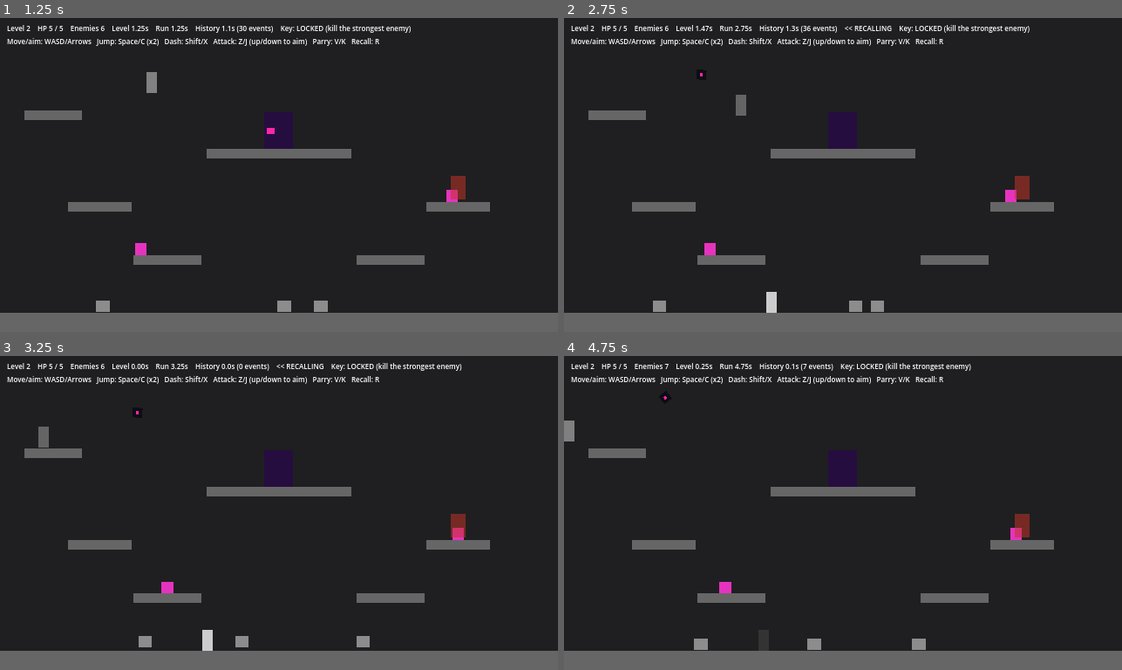
Above: before the commit, frames 1-4 (two rows, left to right).
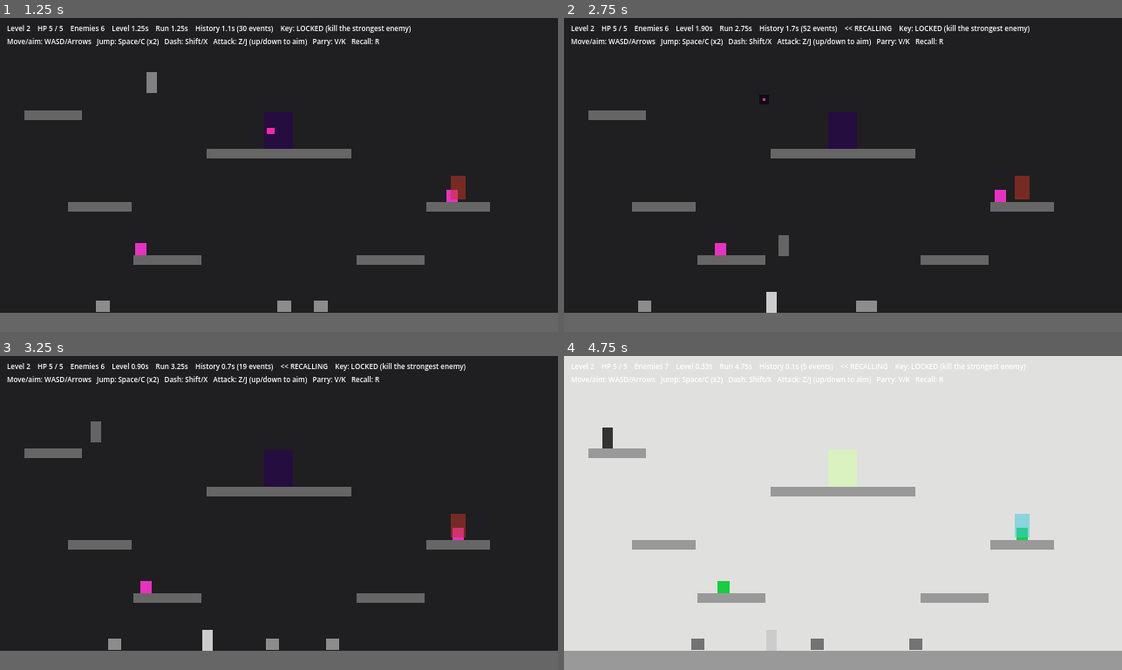
Above: after the commit, the same moments.

Repository: jmy0713/CreativeJam26
Game: Godot game, scene res://scenes/levels/level_2.tscn
The game is run twice, just before and just after one commit, with the same random seed, the same clock (stepped at 60 frames per second) and the same inputs. This scene is started directly instead of the project's main scene.
Inputs:
- Up to frame 1 (1.25 s): hold D (move_right) from 0.53 s (still down); tap Z (attack) at 0.6 s; tap Space (jump) at 0.77, 1.07 s; tap Shift (dash) at 0.8 s
- Up to frame 2 (2.75 s): tap Shift (dash) at 1.35 s; tap Space (jump) at 1.52, 1.82 s; tap V (parry) at 1.55, 2.1 s; release D (move_right) at 2.03 s; hold A (move_left) from 2.03 s (still down); tap R (recall) at 2.3 s
- Up to frame 3 (3.25 s): release A (move_left) at 2.78 s; hold D (move_right) from 2.78 s (still down); tap R (recall) at 2.85 s; tap Space (jump) at 3.02, 3.05 s
- Up to frame 4 (4.75 s): tap Space (jump) at 3.32, 3.6, 3.77, 4.07, 4.52 s; tap Z (attack) at 3.8, 4.35 s; release D (move_right) at 4.28 s; hold A (move_left) from 4.28 s (still down); tap Shift (dash) at 4.55 s

Frame 1 is identical in both runs. In frame 2, 0.9% of the frame differs, in the area x 13-82%, y 2-94%; in frame 3, 1.4%; in frame 4, 100%, in the area x 0-100%, y 0-100%.

Commit message:
Parry timing, slashable projectiles, projectile recall
- Knight: the swing can only be parried during the downswing (not the
  windup); damage lands when the sweep ends, so there's time to react.
  swing_active 0.15 -> 0.25s.
- Projectile base class for Fireball and Vinyl. Projectiles are recordable:
  recall flies them backwards, and ones that hit something, were slashed or
  timed out are hidden instead of freed so they come back on recall.
- Player attacks destroy projectiles (new "projectiles" physics layer), and
  a down-slash pogos off them.
- Projectile lifetime uses ticks instead of a Timer; time stop shifts it.

Co-Authored-By: Claude Opus 5 <noreply@anthropic.com>

Diff:
--- a/project.godot
+++ b/project.godot
@@ -105,6 +105,7 @@
 2d_physics/layer_1="world"
 2d_physics/layer_2="player"
 2d_physics/layer_3="enemies"
+2d_physics/layer_4="projectiles"
 
 [physics]
 
--- a/scenes/enemies/fireball.tscn
+++ b/scenes/enemies/fireball.tscn
@@ -6,7 +6,7 @@
 radius = 4.44
 
 [node name="Fireball" type="Area2D"]
-collision_layer = 0
+collision_layer = 8
 collision_mask = 3
 script = ExtResource("1_fireball")
 
@@ -20,5 +20,3 @@
 offset_bottom = 4.44
 mouse_filter = 2
 color = Color(1, 0.45, 0.1, 1)
-
-[node name="LifeTimer" type="Timer" parent="."]
--- a/scenes/enemies/vinyl.tscn
+++ b/scenes/enemies/vinyl.tscn
@@ -6,7 +6,7 @@
 radius = 5.56
 
 [node name="Vinyl" type="Area2D"]
-collision_layer = 0
+collision_layer = 8
 collision_mask = 3
 script = ExtResource("1_vinyl")
 
@@ -30,5 +30,3 @@
 offset_bottom = 1.66
 mouse_filter = 2
 color = Color(1, 0.15, 0.65, 1)
-
-[node name="LifeTimer" type="Timer" parent="."]
--- a/scenes/player.tscn
+++ b/scenes/player.tscn
@@ -40,7 +40,7 @@
 [node name="SlashArea" type="Area2D" parent="SlashPivot"]
 position = Vector2(18, 0)
 collision_layer = 0
-collision_mask = 4
+collision_mask = 12
 
 [node name="CollisionShape2D" type="CollisionShape2D" parent="SlashPivot/SlashArea"]
 shape = SubResource("RectangleShape2D_slash")
--- a/scripts/autoload/recall.gd
+++ b/scripts/autoload/recall.gd
@@ -58,7 +58,7 @@
 	var from_tick: int
 	var to_tick: int
 
-@export var recall_seconds := 5.0
+@export var recall_seconds := 2.0
 ## Real time the rewind takes for a full `recall_seconds` rewind.
 @export var playback_seconds := 1.5
 ## Frozen (screen inverted) for this long before the rewind starts...
@@ -161,6 +161,22 @@
 	_last_sample_ticks[node] = GameManager.timeline_tick
 
 
+## Push a sample for `node` right now, off the regular interval — e.g. just
+## before a projectile vanishes, so the rewind path starts exactly where it hit.
+func sample_now(node: Node) -> void:
+	if is_recalling:
+		return
+	_record_sample(node)
+
+
+## Forget a recordable that's about to be freed. Only safe once no event on
+## the stack references it any more.
+func untrack(node: Node) -> void:
+	_last_samples.erase(node)
+	_last_sample_ticks.erase(node)
+	_segments.erase(node)
+
+
 func stack_size() -> int:
 	return _stack.size()
 
@@ -190,23 +206,27 @@
 
 
 func _record_samples() -> void:
-	var now := GameManager.timeline_tick
 	for node in _recordables():
 		if not node.is_inside_tree() or node.get(&"alive") == false:
 			continue
-		var sample: Dictionary = node.recall_sample()
-		var previous: Dictionary = _last_samples.get(node, sample)
-		var previous_tick: int = _last_sample_ticks.get(node, now)
-		_last_sample_ticks[node] = now
-		if sample == previous:
-			continue
-		_last_samples[node] = sample
-		var event := Event.new()
-		event.tick = now
-		event.target = node
-		event.kind = &"sample"
-		event.data = {"sample": sample, "previous": previous, "previous_tick": previous_tick}
-		_stack.append(event)
+		_record_sample(node)
+
+
+func _record_sample(node: Node) -> void:
+	var now := GameManager.timeline_tick
+	var sample: Dictionary = node.recall_sample()
+	var previous: Dictionary = _last_samples.get(node, sample)
+	var previous_tick: int = _last_sample_ticks.get(node, now)
+	_last_sample_ticks[node] = now
+	if sample == previous:
+		return
+	_last_samples[node] = sample
+	var event := Event.new()
+	event.tick = now
+	event.target = node
+	event.kind = &"sample"
+	event.data = {"sample": sample, "previous": previous, "previous_tick": previous_tick}
+	_stack.append(event)
 
 
 # --- Recalling --------------------------------------------------------------
--- a/scripts/autoload/time_stop.gd
+++ b/scripts/autoload/time_stop.gd
@@ -9,7 +9,8 @@
 ##
 ## The timeline keeps running during the stop (the player still uses it), so
 ## when it ends each frozen enemy gets on_time_stop_ended(frozen_ticks) to
-## push its tick stamps forward, as if its own clock had paused too.
+## push its tick stamps forward, as if its own clock had paused too
+## (projectiles get it too, for their lifetime).
 ##
 ## Recall ends any active stop before it starts rewinding.
 
@@ -77,8 +78,8 @@
 		if enemy == null or enemy.alive:
 			node.process_mode = saved[0]
 		node.disable_mode = saved[1]
-		if enemy:
-			enemy.on_time_stop_ended(frozen_ticks)
+		if node.has_method(&"on_time_stop_ended"):
+			node.on_time_stop_ended(frozen_ticks)
 	_frozen.clear()
 	RecallOverlay.set_source(OVERLAY_SOURCE, false)
 	ended.emit()
--- a/scripts/enemies/fireball.gd
+++ b/scripts/enemies/fireball.gd
@@ -1,44 +1,9 @@
 class_name Fireball
-extends Area2D
-## Fire projectile spawned by Dragon.gd. Flies in a straight line, damages
-## the player on contact, and disappears when it hits the world or times out.
-##
-## Not a recordable: it simply freezes along with the rest of the level while
-## the level's process_mode is disabled during a recall, and resumes after.
-
-@export var speed := 144.4
-@export var damage := 1
-@export var lifetime := 4.0
-
-var direction := Vector2.RIGHT
-
-@onready var _life_timer: Timer = $LifeTimer
+extends Projectile
+## Fire projectile spawned by Dragon.gd. See Projectile for flight, damage,
+## slashing and recall behavior.
 
 
-func _ready() -> void:
-	add_to_group("projectiles")
-	_life_timer.wait_time = lifetime
-	_life_timer.one_shot = true
-	_life_timer.timeout.connect(queue_free)
-	_life_timer.start()
-	body_entered.connect(_on_body_entered)
-
-
-## Point the fireball from `from_position` toward `target_position` and place it.
 func launch(from_position: Vector2, target_position: Vector2) -> void:
-	global_position = from_position
-	direction = (target_position - from_position).normalized()
-	if direction == Vector2.ZERO:
-		direction = Vector2.RIGHT
+	super(from_position, target_position)
 	rotation = direction.angle()
-
-
-func _physics_process(delta: float) -> void:
-	global_position += direction * speed * delta
-
-
-func _on_body_entered(body: Node) -> void:
-	var player := body as Player
-	if player and player.health > 0:
-		player.take_damage(damage, global_position)
-	queue_free()
--- a/scripts/enemies/knight.gd
+++ b/scripts/enemies/knight.gd
@@ -6,8 +6,10 @@
 ## swing its sword, dealing damage if the player is in reach; the swing
 ## window is also its one vulnerable moment (front hits land normally).
 ##
-## The swing can be parried (see Player.try_parry): the sword is deflected,
-## the Knight staggers, and time stops for every enemy.
+## The swing can be parried (see Player.try_parry) only while the blade is
+## sweeping — a parry pressed during the windup doesn't count: the sword is deflected, the Knight staggers, and time
+## stops for every enemy. The hit itself only lands as the sweep finishes, so
+## there's a whole swing's worth of time to react.
 ##
 ## Facing/patrol direction is shared: `direction` (from Walker) is repurposed
 ## as the shield-facing side while engaged.
@@ -16,7 +18,8 @@
 
 # Sword angles (right-facing; mirrored by the Swing's scale.x). The blade
 # rests low in front, is pulled up behind the head during the windup, then
-# sweeps over and down in front during the active window.
+# sweeps over and down in front during the active window, accelerating so it
+# reaches the player near the end — when the hit lands.
 const SWORD_REST := deg_to_rad(35.0)
 const SWORD_RAISED := deg_to_rad(-140.0)
 const SWORD_FOLLOW := deg_to_rad(55.0)
@@ -31,7 +34,8 @@
 @export var attack_range := 25.6
 @export var approach_speed := 38.8
 @export var swing_windup := 0.35
-@export var swing_active := 0.15
+## The sweep: parryable throughout, damage lands when it ends.
+@export var swing_active := 0.25
 ## Shield goes back up for at least this long after a swing before the next one.
 @export var swing_cooldown := 1.1
 @export var sword_damage := 1
@@ -39,7 +43,6 @@
 var engaged := false
 var attack_start_tick := NEVER
 var last_swing_end_tick := NEVER
-var _swing_hit_player := false
 
 @onready var sword_area: Area2D = $SwordArea
 @onready var swing: SwordSwing = $Swing
@@ -62,7 +65,6 @@
 		_update_attack(player)
 	else:
 		attack_start_tick = NEVER
-		_swing_hit_player = false
 		super(delta)
 
 	_position_combat_parts()
@@ -102,7 +104,6 @@
 	if last_swing_end_tick > now:
 		last_swing_end_tick = NEVER
 	engaged = false
-	_swing_hit_player = false
 	_update_combat_visuals()
 
 
@@ -131,17 +132,17 @@
 
 func _update_attack(player: Player) -> void:
 	if is_swinging():
-		if _is_active() and not _swing_hit_player:
-			for node in sword_area.get_overlapping_bodies():
-				if node != player:
-					continue
-				if player.try_parry():
-					_on_parried()
-					return
+		var swing_over := GameManager.ticks_since(attack_start_tick) >= _ticks(swing_windup + swing_active)
+		if (_is_active() or swing_over) and _sword_reaches(player):
+			# Parrying works at any point during the sweep (not the windup)...
+			var sweep_start := attack_start_tick + _ticks(swing_windup)
+			if player.try_parry(sweep_start):
+				_on_parried()
+				return
+			# ...and the blade only connects once the sweep finishes.
+			if swing_over:
 				player.take_damage(sword_damage, global_position)
-				_swing_hit_player = true
-				break
-		if GameManager.ticks_since(attack_start_tick) >= _ticks(swing_windup + swing_active):
+		if swing_over:
 			attack_start_tick = NEVER
 			last_swing_end_tick = GameManager.timeline_tick
 		return
@@ -149,7 +150,10 @@
 	var in_reach := absf(player.global_position.x - global_position.x) <= attack_range + 6.6
 	if in_reach and GameManager.ticks_since(last_swing_end_tick) >= _ticks(swing_cooldown):
 		attack_start_tick = GameManager.timeline_tick
-		_swing_hit_player = false
+
+
+func _sword_reaches(player: Player) -> bool:
+	return sword_area.get_overlapping_bodies().has(player)
 
 
 ## The swing was deflected: it ends now (the cooldown restarts) and the
@@ -158,7 +162,6 @@
 	attack_start_tick = NEVER
 	last_swing_end_tick = GameManager.timeline_tick
 	last_hit_tick = GameManager.timeline_tick
-	_swing_hit_player = false
 
 
 func _position_combat_parts() -> void:
@@ -177,7 +180,7 @@
 	elif _is_active():
 		var t := _swing_progress(swing_windup, swing_active)
 		swing.color = ACTIVE_COLOR
-		swing.set_pose(lerpf(SWORD_RAISED, SWORD_FOLLOW, 1.0 - pow(1.0 - t, 3.0)), SWORD_RAISED)
+		swing.set_pose(lerpf(SWORD_RAISED, SWORD_FOLLOW, t * t), SWORD_RAISED)
 
 
 ## 0 -> 1 over the `duration` seconds that start `offset` seconds into the swing.
--- /dev/null
+++ b/scripts/enemies/projectile.gd
@@ -0,0 +1,105 @@
+class_name Projectile
+extends Area2D
+## Base for enemy projectiles (Fireball, Vinyl). Flies in a straight line,
+## damages the player on contact, and vanishes when it hits the world, is
+## slashed by the player, or its lifetime runs out.
+##
+## Recordable: position is sampled by Recall so a rewind flies it backwards
+## along its path. Vanishing never frees the node — it's hidden and pushes an
+## undo event, so rewinding past the hit (or slash) brings it back. Rewinding
+## past the launch hides it again, and it's freed once that recall finishes.
+
+@export var speed := 144.4
+@export var damage := 1
+@export var lifetime := 4.0
+
+var direction := Vector2.RIGHT
+var alive := true
+
+var _launch_tick := 0
+## Set when a recall rewinds past the launch; freed when the recall ends.
+var _unlaunched := false
+
+
+func _ready() -> void:
+	add_to_group("projectiles")
+	add_to_group("recordable")
+	body_entered.connect(_on_body_entered)
+
+
+## Point the projectile from `from_position` toward `target_position` and
+## place it. Call after adding it to the tree.
+func launch(from_position: Vector2, target_position: Vector2) -> void:
+	global_position = from_position
+	direction = (target_position - from_position).normalized()
+	if direction == Vector2.ZERO:
+		direction = Vector2.RIGHT
+	_launch_tick = GameManager.timeline_tick
+	Recall.track(self)
+	Recall.record(self, &"launched", _unlaunch)
+
+
+func _physics_process(delta: float) -> void:
+	global_position += direction * speed * delta
+	if GameManager.ticks_since(_launch_tick) >= GameManager.seconds_to_ticks(lifetime):
+		_vanish()
+
+
+## Slashed by the player.
+func destroy() -> void:
+	_vanish()
+
+
+func _on_body_entered(body: Node) -> void:
+	if not alive:
+		return
+	var player := body as Player
+	if player and player.health > 0:
+		player.take_damage(damage, global_position)
+	_vanish()
+
+
+func _vanish() -> void:
+	if not alive:
+		return
+	# Sample the exact vanish point so the rewind path starts from here.
+	Recall.sample_now(self)
+	Recall.record(self, &"vanished", _set_alive.bind(true))
+	_set_alive(false)
+
+
+func _set_alive(value: bool) -> void:
+	alive = value
+	visible = value
+	# Deferred: this can run inside a physics callback (body_entered).
+	set_deferred(&"monitoring", value)
+	set_deferred(&"monitorable", value)
+	set_physics_process(value)
+
+
+func _unlaunch() -> void:
+	_unlaunched = true
+	_set_alive(false)
+
+
+# --- Time stop / Recall -----------------------------------------------------
+
+## The timeline kept running while frozen; don't let that eat the lifetime.
+func on_time_stop_ended(frozen_ticks: int) -> void:
+	_launch_tick += frozen_ticks
+
+
+func recall_sample() -> Dictionary:
+	return {"position": global_position}
+
+
+func apply_recall_sample(sample: Dictionary) -> void:
+	global_position = sample.position
+
+
+func on_recall_finished() -> void:
+	if _unlaunched:
+		remove_from_group("recordable")
+		remove_from_group("projectiles")
+		Recall.untrack(self)
+		queue_free()
--- a/scripts/enemies/vinyl.gd
+++ b/scripts/enemies/vinyl.gd
@@ -1,49 +1,15 @@
 class_name Vinyl
-extends Area2D
-## Vinyl record projectile thrown by DJ.gd. Flies in a straight line, spins
-## for show, damages the player on contact, and disappears when it hits the
-## world or times out.
-##
-## Not a recordable: it simply freezes along with the rest of the level while
-## the level's process_mode is disabled during a recall, and resumes after.
+extends Projectile
+## Vinyl record projectile thrown by DJ.gd. See Projectile for flight, damage,
+## slashing and recall behavior; this just spins the disc for show.
 
-@export var speed := 177.8
-@export var damage := 1
-@export var lifetime := 4.0
 ## Purely cosmetic — how fast the disc spins as it flies, in radians/sec.
 @export var spin_speed := 16.0
 
-var direction := Vector2.RIGHT
-
-@onready var _life_timer: Timer = $LifeTimer
 @onready var _spin_visual: Node2D = $SpinVisual
 
 
-func _ready() -> void:
-	add_to_group("projectiles")
-	_life_timer.wait_time = lifetime
-	_life_timer.one_shot = true
-	_life_timer.timeout.connect(queue_free)
-	_life_timer.start()
-	body_entered.connect(_on_body_entered)
-
-
-## Point the vinyl from `from_position` toward `target_position` and place it.
-func launch(from_position: Vector2, target_position: Vector2) -> void:
-	global_position = from_position
-	direction = (target_position - from_position).normalized()
-	if direction == Vector2.ZERO:
-		direction = Vector2.RIGHT
-
-
 func _physics_process(delta: float) -> void:
-	global_position += direction * speed * delta
+	super(delta)
 	if _spin_visual:
 		_spin_visual.rotation += spin_speed * delta
-
-
-func _on_body_entered(body: Node) -> void:
-	var player := body as Player
-	if player and player.health > 0:
-		player.take_damage(damage, global_position)
-	queue_free()
--- a/scripts/player.gd
+++ b/scripts/player.gd
@@ -185,9 +185,10 @@
 
 ## Called by an enemy attack that is about to hit the player. Returns true if
 ## the parry window is open: the attacker should cancel the attack instead of
-## dealing damage, and time stops for every enemy.
-func try_parry() -> bool:
-	if health <= 0 or not is_parrying():
+## dealing damage, and time stops for every enemy. A parry pressed before
+## `pressed_since` (e.g. during an attack's windup) doesn't count.
+func try_parry(pressed_since := NEVER) -> bool:
+	if health <= 0 or not is_parrying() or parry_start_tick < pressed_since:
 		return false
 	TimeStop.start(parry_time_stop)
 	return true
@@ -310,17 +311,29 @@
 	slash_pivot.visible = active and attack_direction.y != 0.0
 	if not active:
 		return
+	for area in slash_area.get_overlapping_areas():
+		var projectile := area as Projectile
+		if projectile == null or not projectile.alive:
+			continue
+		projectile.destroy()
+		_pogo()
 	for node in slash_area.get_overlapping_bodies():
 		var enemy := node as Enemy
 		if enemy == null or not enemy.alive or enemy in _swing_hits:
 			continue
 		_swing_hits.append(enemy)
 		enemy.take_hit(attack_damage, global_position)
-		if attack_direction == Vector2.DOWN:
-			# Pogo off enemies like Hollow Knight; also refreshes air moves.
-			velocity.y = pogo_velocity
-			air_jumps_left = max_air_jumps
-			dashes_left = max_air_dashes
+		_pogo()
+
+
+## A down-slash that connects bounces off it like Hollow Knight (enemies and
+## projectiles alike); also refreshes air moves.
+func _pogo() -> void:
+	if attack_direction != Vector2.DOWN:
+		return
+	velocity.y = pogo_velocity
+	air_jumps_left = max_air_jumps
+	dashes_left = max_air_dashes
 
 
 func _check_hurt() -> void:
Not shown, changed: ARCHITECTURE.md
